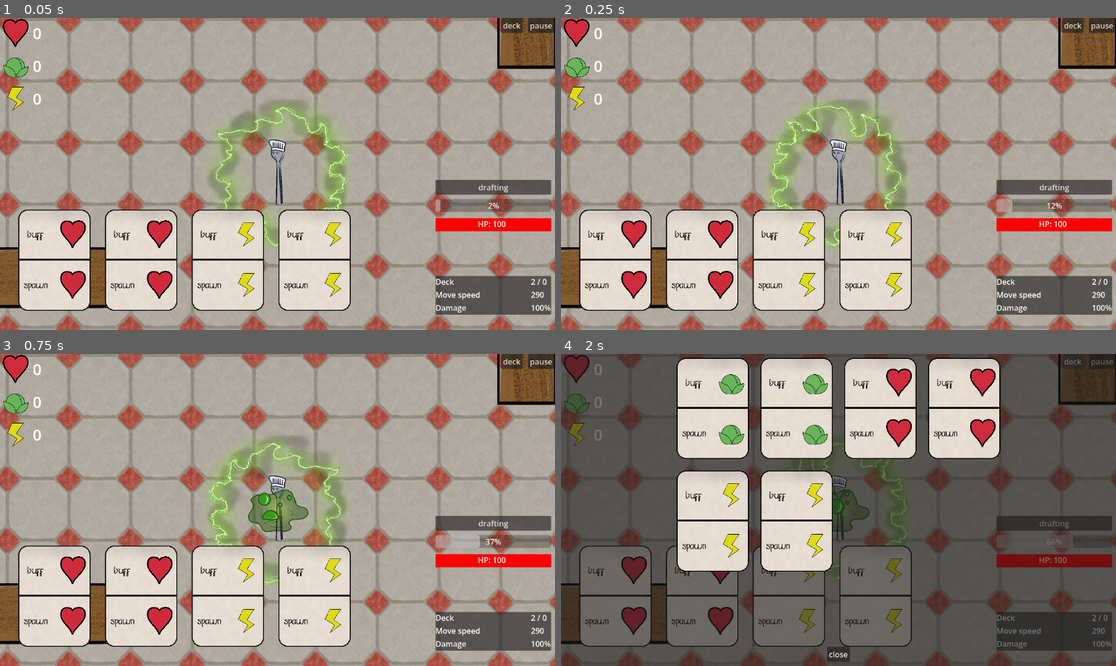
Above: before the commit, frames 1-4 (two rows, left to right).
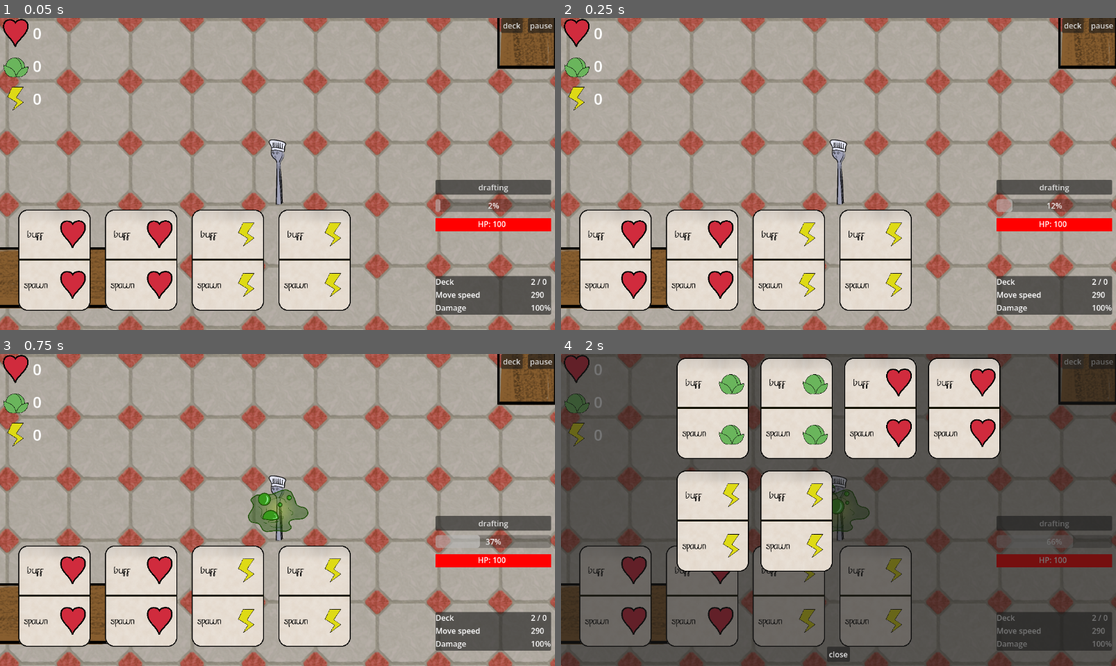
Above: after the commit, the same moments.

Repository: Lobbsterwaffles/Brocci
Game: Godot game, scene res://rootly.tscn
The game is run twice, just before and just after one commit, with the same random seed, the same clock (stepped at 60 frames per second) and the same inputs.
Inputs (mouse positions are in pixels of both pictures, inside the frame that each line leads up to):
- Up to frame 1 (0.05 s): no input
- Up to frame 2 (0.25 s): no input
- Up to frame 3 (0.75 s): click (55, 597) at 0.52 s
- Up to frame 4 (2 s): click "deck" at 1.25 s

The runs differ from the first frame. In frame 1, 3.7% of the frame differs, in the area x 37-63%, y 26-74%; in frame 2, 4.0%; in frame 3, 3.8%; in frame 4, 0.7%.

Commit message:
afterimage half-done

Diff:
--- a/Sprites/Effects/zap_frames.tres
+++ b/Sprites/Effects/zap_frames.tres
@@ -1,20 +1,15 @@
 [gd_resource type="SpriteFrames" format=3 uid="uid://bpuxvo2pfymhs"]
 
-[ext_resource type="Texture2D" uid="uid://cctdvqe518kev" path="res://Sprites/Effects/zap0.png" id="1_ife8y"]
-[ext_resource type="Texture2D" uid="uid://xn03ivfy40sm" path="res://Sprites/Effects/zap1.png" id="2_25n2e"]
-[ext_resource type="Texture2D" uid="uid://blm7ytvspwjal" path="res://Sprites/Effects/zap2.png" id="3_6oqo3"]
+[ext_resource type="Texture2D" uid="uid://3ki1cst3luyj" path="res://Sprites/Characters/jump1.png" id="1_mmegn"]
 
 [resource]
 animations = [{
 "frames": [{
 "duration": 1.0,
-"texture": ExtResource("1_ife8y")
+"texture": ExtResource("1_mmegn")
 }, {
 "duration": 1.0,
-"texture": ExtResource("2_25n2e")
-}, {
-"duration": 1.0,
-"texture": ExtResource("3_6oqo3")
+"texture": ExtResource("1_mmegn")
 }],
 "loop": true,
 "name": &"default",
--- /dev/null
+++ b/afterimage.gd
@@ -0,0 +1,18 @@
+extends Bullet
+
+
+# Called when the node enters the scene tree for the first time.
+func _ready() -> void:
+	var tw = create_tween()
+	tw.set_ease(Tween.EASE_IN)
+	tw.tween_property(self,"position",Vector2(150,0), 1)
+	tw.tween_property(self,"position",Vector2(8000,0), 3)
+
+
+
+	pass # Replace with function body.
+
+
+# Called every frame. 'delta' is the elapsed time since the previous frame.
+func _process(delta: float) -> void:
+	pass
--- /dev/null
+++ b/afterimage.gdshader
@@ -0,0 +1,19 @@
+shader_type canvas_item;
+
+void vertex() {
+	//VERTEX += vec2(10.0, 0.0);
+	// Called for every vertex the material is visible on.
+}
+
+uniform float blue = 1.0;
+
+void fragment() {
+	//COLOR = texture(TEXTURE, UV);
+	//COLOR.b = blue;
+	// Called for every pixel the material is visible on.
+}
+
+//void light() {
+//	// Called for every pixel for every light affecting the CanvasItem.
+//	// Uncomment to replace the default light processing function with this one.
+//}
--- /dev/null
+++ b/afterimage.tscn
@@ -0,0 +1,30 @@
+[gd_scene format=3 uid="uid://y7qxv6aekimd"]
+
+[ext_resource type="Script" uid="uid://ciao8pwwqpjqy" path="res://afterimage.gd" id="1_534w3"]
+[ext_resource type="Shader" uid="uid://cddfcq5hgaurj" path="res://afterimage.gdshader" id="1_r70vb"]
+[ext_resource type="Texture2D" uid="uid://3ki1cst3luyj" path="res://Sprites/Characters/jump1.png" id="2_534w3"]
+
+[sub_resource type="CapsuleShape2D" id="CapsuleShape2D_oy21j"]
+radius = 6.0
+height = 110.0
+
+[sub_resource type="ShaderMaterial" id="ShaderMaterial_g008h"]
+shader = ExtResource("1_r70vb")
+shader_parameter/blue = 1.0
+
+[node name="Afterimage" type="Area2D" unique_id=1091132869]
+script = ExtResource("1_534w3")
+metadata/_custom_type_script = "uid://bxxnf2oioinf0"
+
+[node name="CollisionShape2D" type="CollisionShape2D" parent="." unique_id=1785404224]
+position = Vector2(0, -3)
+shape = SubResource("CapsuleShape2D_oy21j")
+debug_color = Color(1, 0, 0.75, 0.41960785)
+
+[node name="AnimatedSprite2D" type="Sprite2D" parent="." unique_id=2094150529]
+modulate = Color(1.3908411, 3.7351766, 4.4486694, 0.7254902)
+self_modulate = Color(4.3302517, 4.3302517, 4.3302517, 0.31764707)
+material = SubResource("ShaderMaterial_g008h")
+position = Vector2(4.9999995, 0)
+scale = Vector2(0.39705753, 0.39705753)
+texture = ExtResource("2_534w3")
--- a/rootly.tscn
+++ b/rootly.tscn
@@ -8,7 +8,6 @@
 [ext_resource type="PackedScene" uid="uid://8ai8ue4oekre" path="res://UI/pausemenu.tscn" id="4_sa1sv"]
 [ext_resource type="PackedScene" uid="uid://ct1tpifvys8un" path="res://drafting.tscn" id="5_wsrun"]
 [ext_resource type="PackedScene" uid="uid://brddvwt0d7e5d" path="res://deck_view.tscn" id="6_0vs6s"]
-[ext_resource type="PackedScene" uid="uid://q8vjh33es2eh" path="res://sourpatch.tscn" id="9_7sol3"]
 
 [sub_resource type="TileSetAtlasSource" id="TileSetAtlasSource_oc1rp"]
 texture = ExtResource("3_7sol3")
@@ -91,5 +90,3 @@
 autostart = true
 
 [node name="hero_timer" type="Timer" parent="." unique_id=669095560]
-
-[node name="Sourpatch" parent="." unique_id=357693241 instance=ExtResource("9_7sol3")]
--- /dev/null
+++ b/sourpatch.gd
@@ -0,0 +1 @@
+extends "res://bullet.gd"
--- a/sourpatch.tscn
+++ b/sourpatch.tscn
@@ -1,6 +1,6 @@
 [gd_scene format=3 uid="uid://q8vjh33es2eh"]
 
-[ext_resource type="Script" path="res://poison.gd" id="1_f4xpw"]
+[ext_resource type="Script" uid="uid://c1d4s7yonf8e3" path="res://sourpatch.gd" id="1_bi51w"]
 [ext_resource type="Texture2D" uid="uid://lgtjj6cjakjc" path="res://Sprites/Effects/sourpatch0.png" id="2_bi51w"]
 [ext_resource type="Texture2D" uid="uid://binb76kwlqkrr" path="res://Sprites/Effects/sourpatch1.png" id="3_05woq"]
 [ext_resource type="Texture2D" uid="uid://qx35gfjw2ihf" path="res://Sprites/Effects/sourpatch2.png" id="4_mcuix"]
@@ -31,7 +31,7 @@
 }]
 
 [node name="Sourpatch" type="Area2D" unique_id=357693241]
-script = ExtResource("1_f4xpw")
+script = ExtResource("1_bi51w")
 
 [node name="CollisionShape2D" type="CollisionShape2D" parent="." unique_id=397003253]
 position = Vector2(-81, -72)
Not shown, added: afterimage.gd.uid
Not shown, added: afterimage.gdshader.uid
Not shown, added: sourpatch.gd.uid
